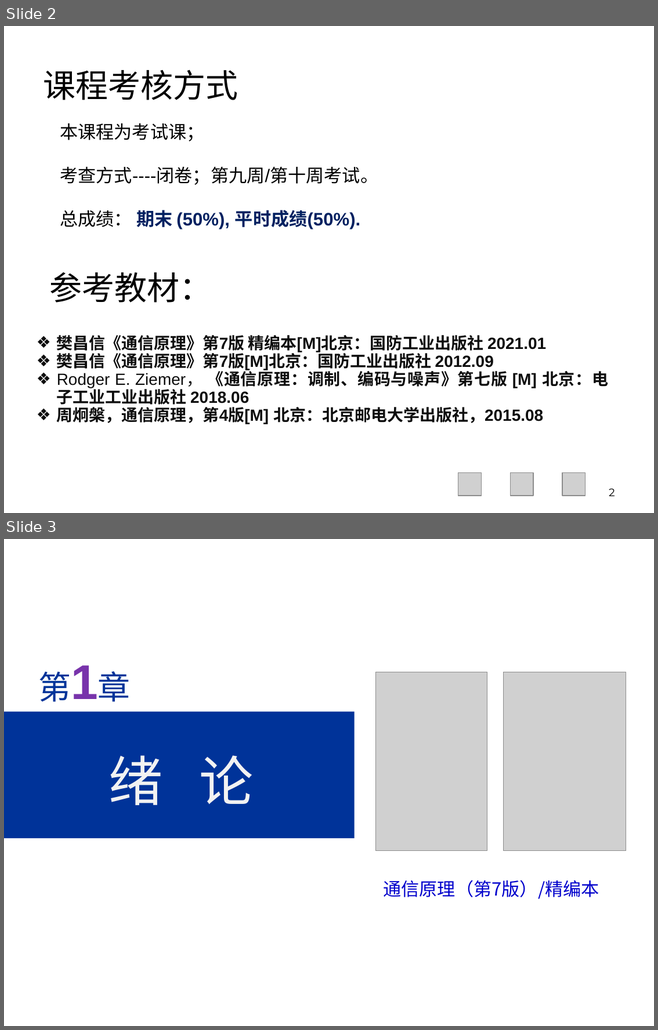
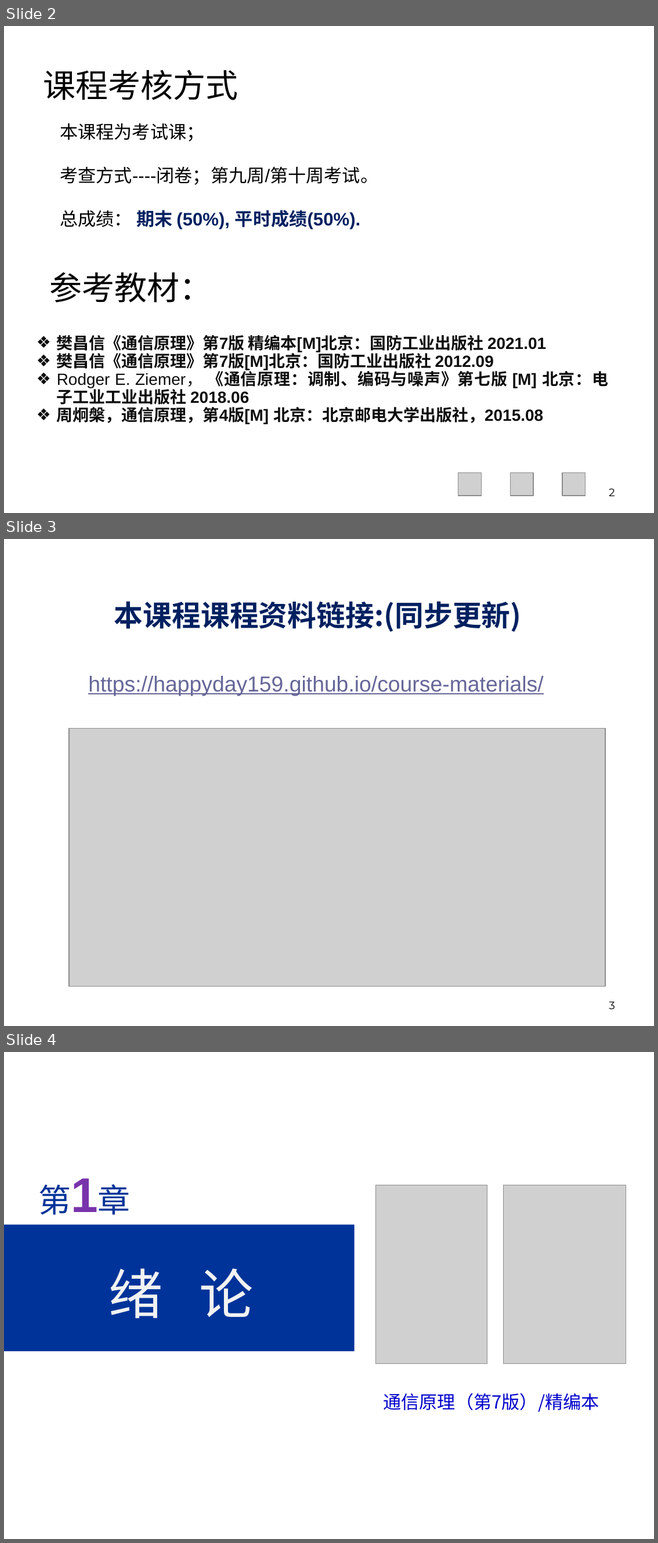
Before and after one commit to Happyday159/course-materials, a slide deck: files/lecture1a.pptx. Shown one above the other, each under a label of ours: slides 2 and 3 before the commit, slides 2, 3 and 4 after it. The pictures are 658x1030 and 658x1543 pixels, drawn with LibreOffice and Linux fonts; fonts in the diff are those of the drawing; grey boxes stand for pictures; background and template pictures are left out. Boxes give left, top, right and bottom in pixels: in the first picture for what was removed or moved away, otherwise in the second. Text is boxed around its words. In the diff, an @@ line names an element or a change of style, - is before the commit and + after.

```diff
--- a/files/lecture1a.pptx
+++ b/files/lecture1a.pptx
@@ slide 3 added at (x1=4, y1=539, x2=654, y2=1026), background #FFFFFF @@
@@ title added at (x1=114, y1=601, x2=521, y2=632), 32 pt, text #002060, bold @@
+本课程课程资料链接:(同步更新)
@@ text added at (x1=88, y1=676, x2=543, y2=696), 24 pt, text #666699, underline @@
+https://happyday159.github.io/course-materials/
@@ picture added at (x1=69, y1=729, x2=605, y2=987) @@
@@ page number added at (x1=608, y1=1002, x2=615, y2=1009), 12 pt, text #000000 @@
+3
@@ what was slide 3 is now slide 4 @@
```
Also in this commit, not shown: 1 slide changed, 1 other file.
